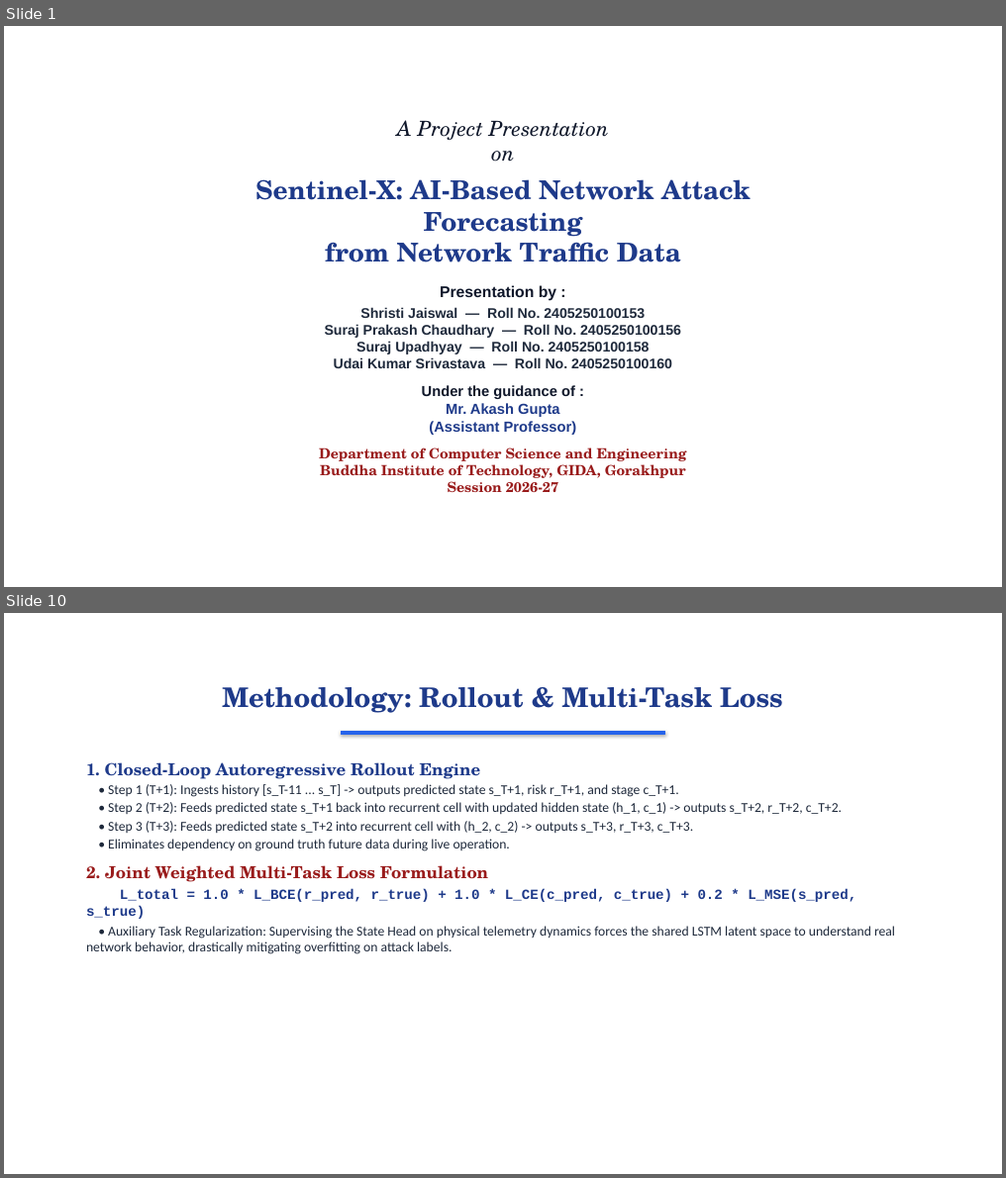
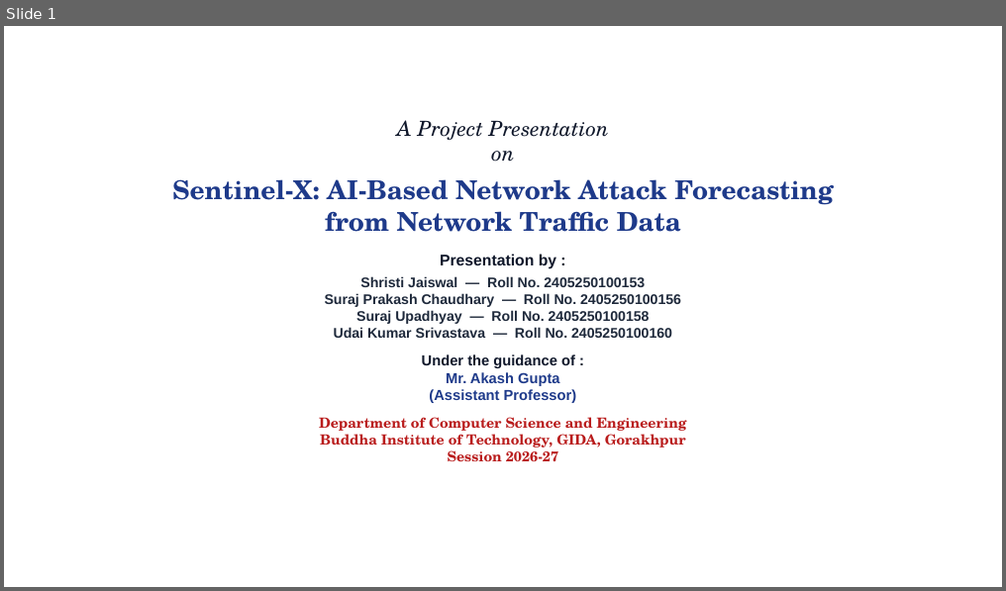
Before and after one commit to surajbuilds53/sentinel-x, a slide deck: Sentinel-X_Presentation.pptx. Shown one above the other, each under a label of ours: slides 1 and 10 before the commit, slide 1 after it; the slides between them are not shown. The pictures are 1006x1178 and 1006x591 pixels, drawn with LibreOffice and Linux fonts; fonts in the diff are those of the drawing; background and template pictures are left out. Boxes give left, top, right and bottom in pixels: in the first picture for what was removed or moved away, otherwise in the second. Text is boxed around its words. In the diff, an @@ line names an element or a change of style, - is before the commit and + after.

```diff
--- a/Sentinel-X_Presentation.pptx
+++ b/Sentinel-X_Presentation.pptx
@@ slide 10 removed at <box>4,613,1002,1174</box>, background picture (left out) @@
@@ text removed at <box>222,687,783,713</box> @@
-Methodology: Rollout & Multi-Task Loss
@@ rectangle removed at <box>341,731,665,735</box> @@
@@ text removed at <box>86,762,895,955</box> @@
-1. Closed-Loop Autoregressive Rollout Engine
-• Step 1 (T+1): Ingests history [s_T-11 ... s_T] -> outputs predicted state s_T+1, risk r_T+1, and stage c_T+1.
-• Step 2 (T+2): Feeds predicted state s_T+1 back into recurrent cell with updated hidden state (h_1, c_1) -> outputs s_T+2, r_T+2, c_T+2.
-• Step 3 (T+3): Feeds predicted state s_T+2 into recurrent cell with (h_2, c_2) -> outputs s_T+3, r_T+3, c_T+3.
-• Eliminates dependency on ground truth future data during live operation.
-2. Joint Weighted Multi-Task Loss Formulation
-L_total = 1.0 * L_BCE(r_pred, r_true) + 1.0 * L_CE(c_pred, c_true) + 0.2 * L_MSE(s_pred, s_true)
-• Auxiliary Task Regularization: Supervising the State Head on physical telemetry dynamics forces the shared LSTM latent space to understand real network behavior, drastically mitigating overfitting on attack labels.
@@ slide 1 changed as well @@
@@ text "A Project Presentation on": place and size @@
-text "A Project Presentation on" at <box>255,120,750,492</box>
+text "A Project Presentation on" at <box>172,120,834,462</box>
@@ text at <box>319,417,687,462</box>: text colour #991B1B to #B91C1C in "Department of Computer Science and Engineering Buddha ..." @@
```
Also in this commit, not shown: 1 other slide changed, 12 slides added, 15 other slides removed, 11 other files.
